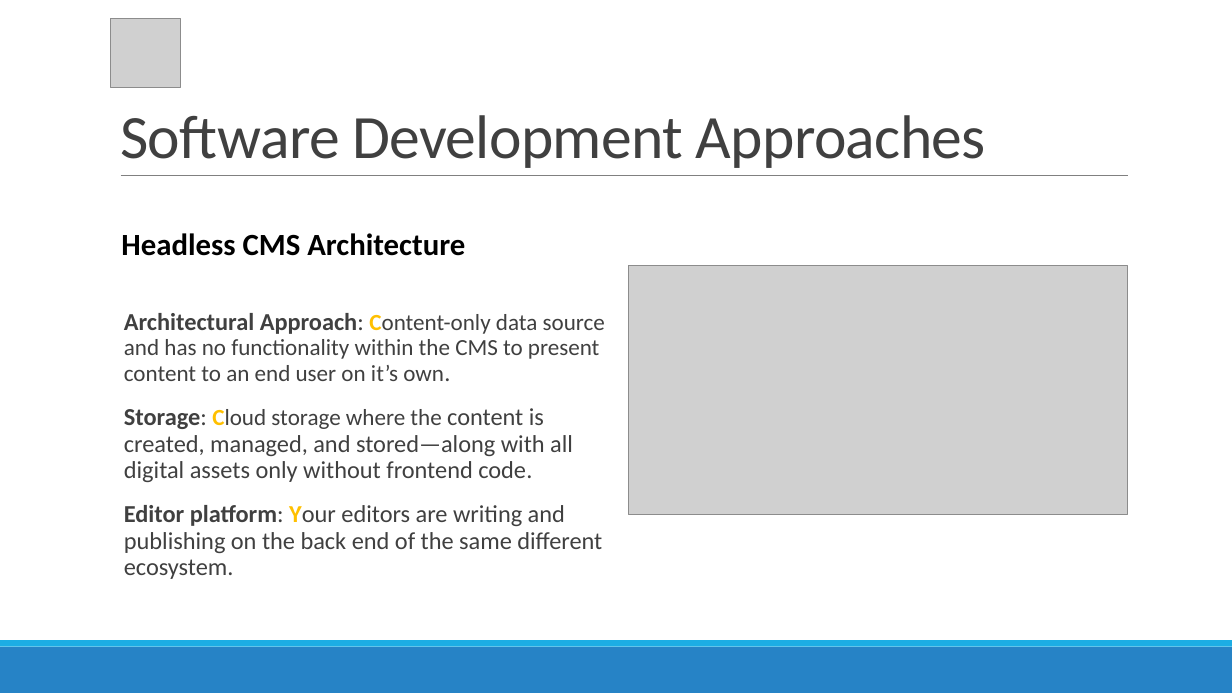
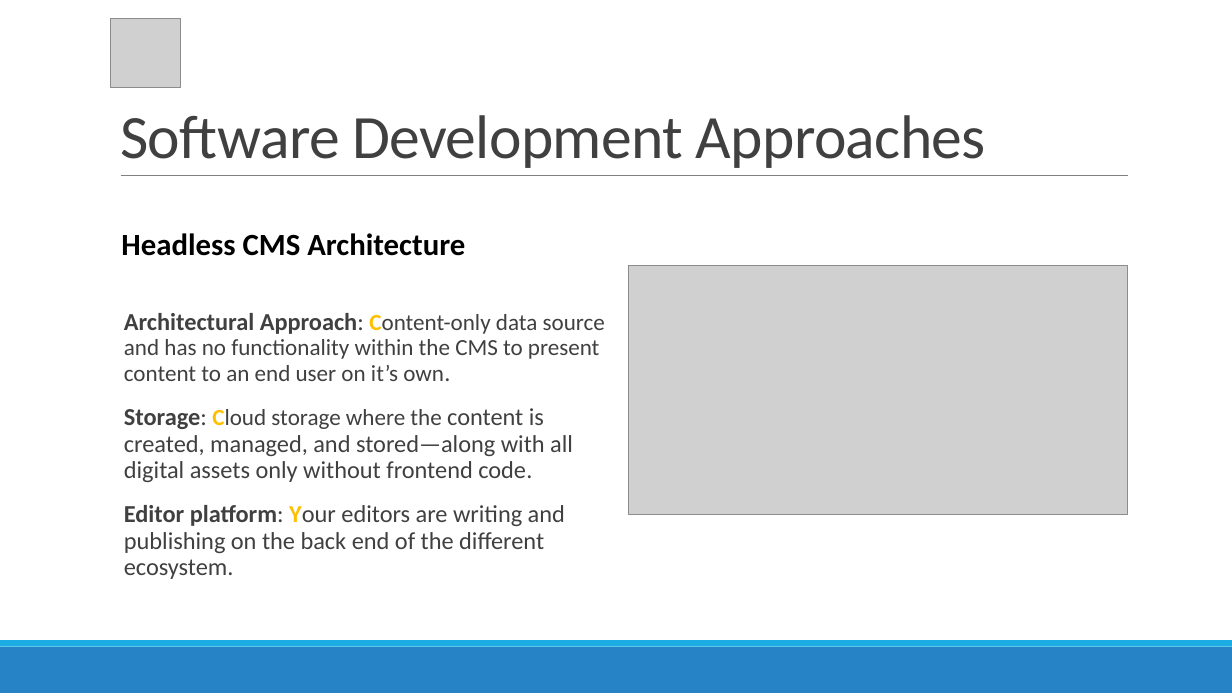
Before and after one commit to r4yadav/contentful-altudo, a slide deck: slide 5 of Contentful-queries.pptx. Drawn at 1232x693 pixels with LibreOffice and Linux fonts; fonts in the diff are those of the drawing; grey boxes stand for pictures. Boxes give left, top, right and bottom in pixels: in the first picture for what was removed or moved away, otherwise in the second. Text is boxed around its words. In the diff, an @@ line names an element or a change of style, - is before the commit and + after.

```diff
--- a/Contentful-queries.pptx
+++ b/Contentful-queries.pptx
@@ text at (124, 505, 565, 579): text changed @@
-Editor platform: Your editors are writing and publishing on the back end of the same different ecosystem.
+Editor platform: Your editors are writing and publishing on the back end of the different ecosystem.
```
Also in this commit, not shown: 3 other slides changed, 10 slides added, 5 other files.
